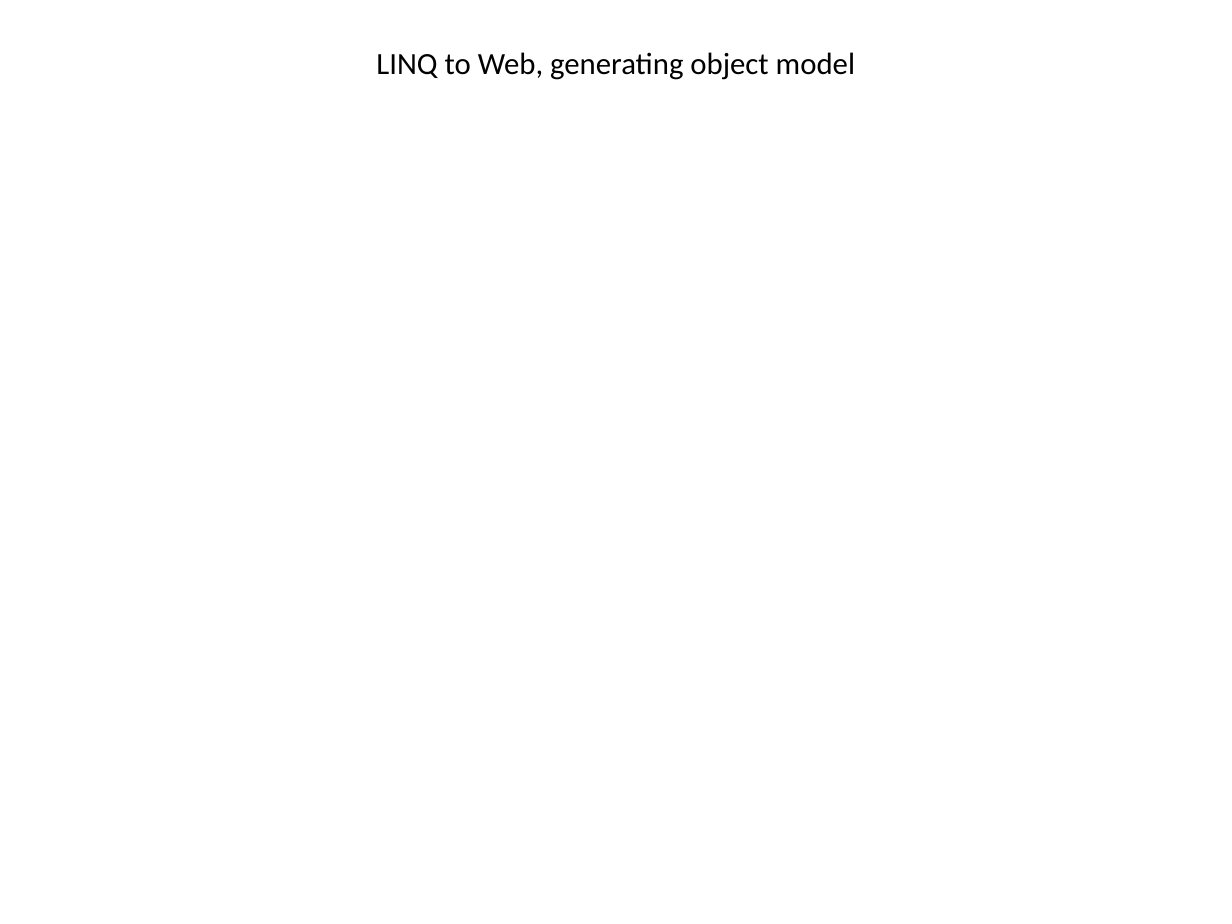
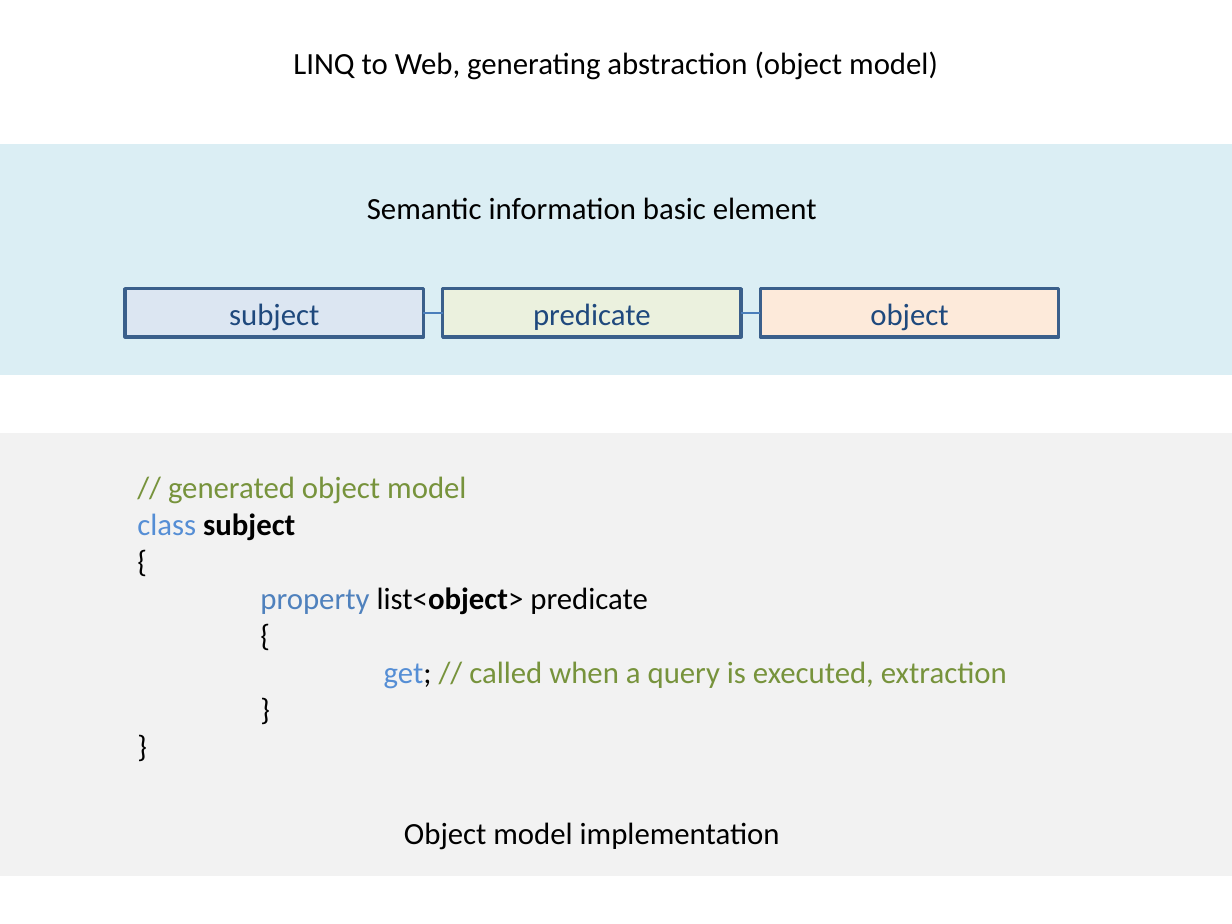
Before and after one commit to jakubmisek/LinqToWeb, a slide deck: slide 3 of Documentation/diagrams.pptx. Drawn at 1232x924 pixels with LibreOffice and Linux fonts; fonts in the diff are those of the drawing. Boxes give left, top, right and bottom in pixels: in the first picture for what was removed or moved away, otherwise in the second. Text is boxed around its words. In the diff, an @@ line names an element or a change of style, - is before the commit and + after.

Commit message:
object model for semantic information

```diff
--- a/Documentation/diagrams.pptx
+++ b/Documentation/diagrams.pptx
@@ title at box(293, 51, 938, 80): text changed @@
-LINQ to Web, generating object model
+LINQ to Web, generating abstraction (object model)
@@ rectangle added at box(0, 144, 1232, 376), fill #DBEEF4 @@
@@ text added at box(367, 197, 817, 220), 18 pt, text #000000 @@
+Semantic information basic element
@@ rectangle added at box(126, 288, 424, 336), fill #DCE6F2, outline #3A5F8C 2 pt, 18 pt, text #1F497D @@
+subject
@@ rectangle added at box(442, 288, 740, 336), fill #EBF1DE, outline #3A5F8C 2 pt, 18 pt, text #1F497D @@
+predicate
@@ rectangle added at box(760, 288, 1058, 336), fill #FDEADA, outline #3A5F8C 2 pt, 18 pt, text #1F497D @@
+object
@@ line added from (424, 313) to (442, 313), #4B7EBC 1.5 pt @@
@@ line added from (742, 313) to (760, 313), #4B7EBC 1.5 pt @@
@@ rectangle added at box(0, 434, 1232, 876), fill #F2F2F2 @@
@@ text added at box(137, 476, 1007, 689), 18 pt, text #77933C @@
+// generated object model
+class subject
+{
+property list<object> predicate
+{
+get; // called when a query is executed, extraction
+}
+}
@@ text added at box(404, 822, 780, 850), 18 pt, text #000000 @@
+Object model implementation
```
